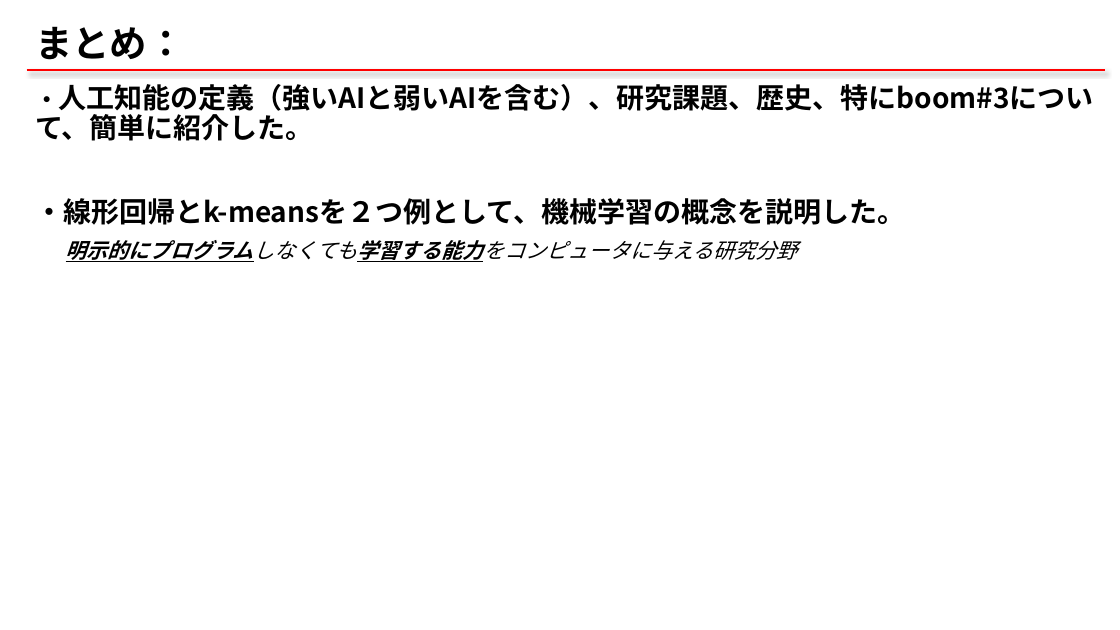
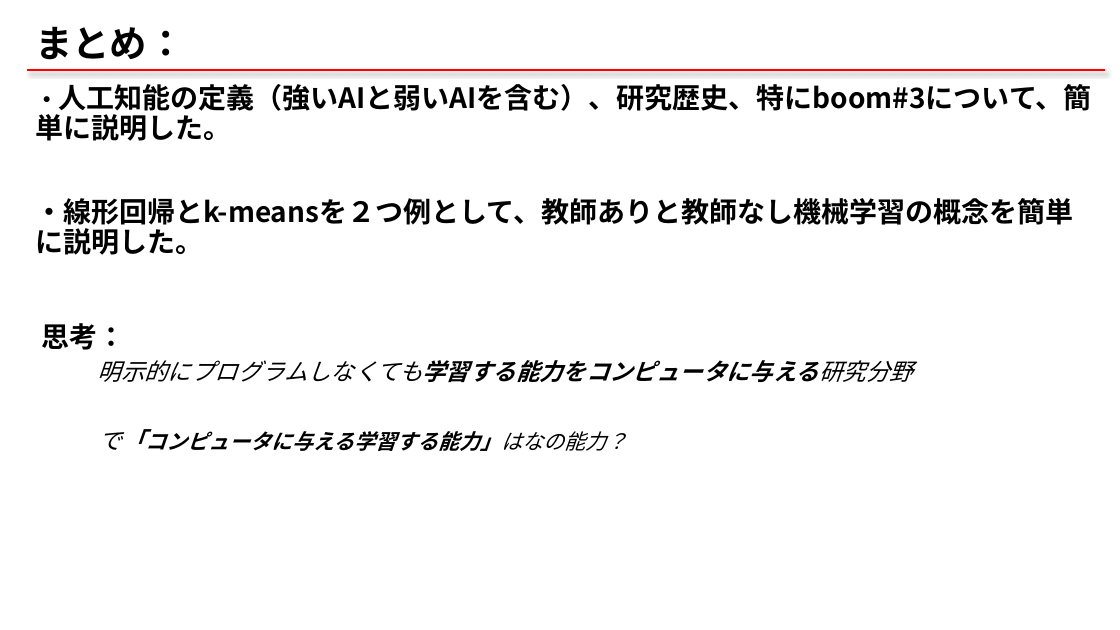
Before and after one commit to qqinxl2015/machine-learning-basic, a slide deck: slide 24 of _ML_00_start.pptx. Drawn at 1120x630 pixels with LibreOffice and Linux fonts; fonts in the diff are those of the drawing. Boxes give left, top, right and bottom in pixels: in the first picture for what was removed or moved away, otherwise in the second. Text is boxed around its words. In the diff, an @@ line names an element or a change of style, - is before the commit and + after.

```diff
--- a/_ML_00_start.pptx
+++ b/_ML_00_start.pptx
@@ text at (35,84,1091,255): text changed @@
-・人工知能の定義（強いAIと弱いAIを含む）、研究課題、歴史、特にboom#3について、簡単に紹介した。
-・線形回帰とk-meansを２つ例として、機械学習の概念を説明した。
-明示的にプログラムしなくても学習する能力をコンピュータに与える研究分野
+・人工知能の定義（強いAIと弱いAIを含む）、研究歴史、特にboom#3について、簡単に説明した。
+・線形回帰とk-meansを２つ例として、教師ありと教師なし機械学習の概念を簡単に説明した。
@@ text added at (42,323,913,382), 20 pt, text #000000, bold, italic @@
+思考：
+明示的にプログラムしなくても学習する能力をコンピュータに与える研究分野
@@ text added at (99,429,628,451), 18 pt, text #000000, bold, italic @@
+で「コンピュータに与える学習する能力」はなの能力？
```
Also in this commit, not shown: 6 other slides changed, 1 slide added, 1 slide removed, 2 other files.
